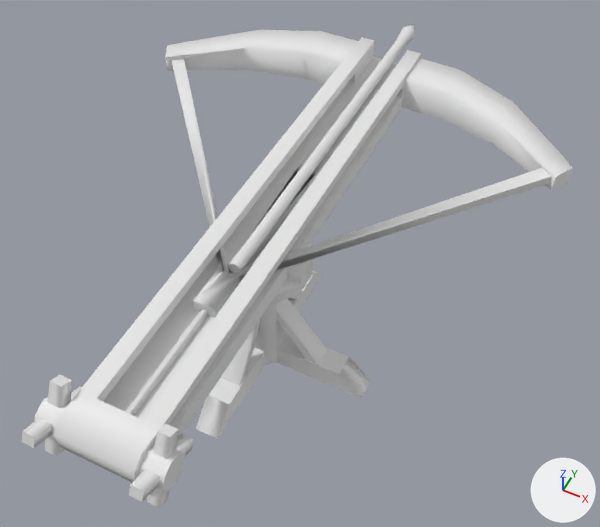
A saved change to the FBX model Assets/Art Assets/Props/ballista.fbx.
Rendered twice from a 50 mm lens placed at (5.61, 4.67, 5.02), pointed at (3.84, 8.21, 0.6). Lighting does not change. The marker at lower right points along +X, +Y and +Z. The picture after the commit comes second. Where no turn or scale is listed for an object, it has been applied to the vertices. Vertices at exactly the same position are counted once.

Names of what the first picture shows: 'body', 'bolt', 'stand'.
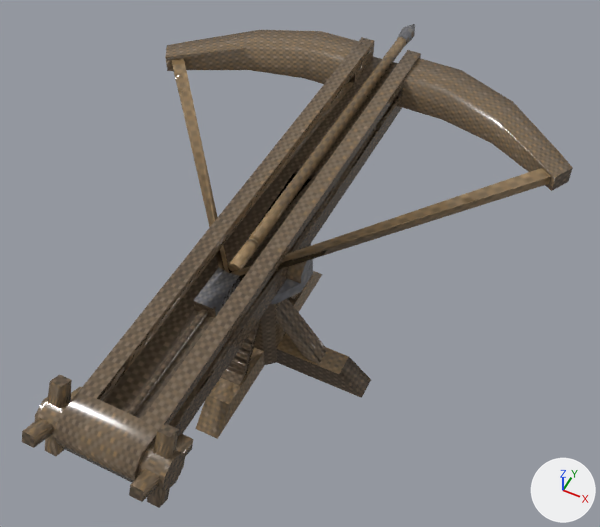
Pixel boxes (x1, y1, x2, y2) of what changed, in the pictures (600 x 527 px):
'body', recoloured, surface changed (white to brown)
    both: (22, 30, 573, 508)
'stand', recoloured (white to brown)
    both: (196, 244, 371, 439)
'bolt', recoloured
    both: (228, 24, 415, 272)

Diff of the bpy script that builds the scene:
```diff
--- a/Assets/Art Assets/Props/ballista.fbx.py
+++ b/Assets/Art Assets/Props/ballista.fbx.py
@@ img_tirmlow_lambert1_normal_raw_1001_png @@
+img_tirmlow_lambert1_normal_raw_1001_png = load_image('tirmLow_lambert1_Normal_Raw.1001.png', '../Materials/tirmLow_lambert1_Normal_Raw.1001.png', 2048, 2048, 'Non-Color')
@@ img_tirmlow_lambert1_basemap_srgb_1001_png @@
+img_tirmlow_lambert1_basemap_srgb_1001_png = load_image('tirmLow_lambert1_BaseMap_sRGB.1001.png', '../Materials/tirmLow_lambert1_BaseMap_sRGB.1001.png', 2048, 2048, 'sRGB')
@@ mat_props @@
+mat_props = bpy.data.materials.new('props')
+# uses the picture img_tirmlow_lambert1_basemap_srgb_1001_png
+# uses the picture img_tirmlow_lambert1_normal_raw_1001_png
@@ me_mesh_001 @@
 me_mesh_001.from_pydata(...)  # 208 vertices, 251 faces; spans x -1.63..1.63, y -2.08..1.97, z -0.2..0.25
 # used by ob_body; location = (3.729, 8.053, 1.143)
-me_mesh_001.materials.append(mat_openpbr_shader1)  # white #e7e7e7
+# me_mesh_001 part 1: texture (UV) coordinates of 251 of 251 faces, centred in x -1.59..1.59, y -2.07..1.97, z -0.18..0.23, changed; they spanned u 0.02..0.98, v 0.02..0.98 and now span u -0.99..0.99, v 0.24..0.86
+me_mesh_001.materials.append(mat_props)
@@ me_mesh @@
 me_mesh.from_pydata(...)  # 25 vertices, 30 faces; spans x -0.06..0.06, y 0.0..3.05, z -0.06..0.06
-me_mesh.materials.append(mat_openpbr_shader1)  # white #e7e7e7
+me_mesh.materials.append(mat_props)
@@ me_mesh_002 @@
 me_mesh_002.from_pydata(...)  # 124 vertices, 144 faces; spans x -0.83..0.83, y -0.83..0.83, z -0.53..0.59
-me_mesh_002.materials.append(mat_openpbr_shader1)  # white #e7e7e7
+me_mesh_002.materials.append(mat_props)
```
